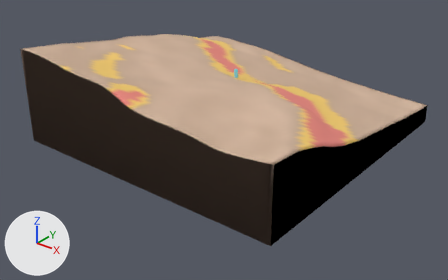
An edit to the glTF model assets/models/wp1-ridge-flank.glb, drawn before and after from the same camera.
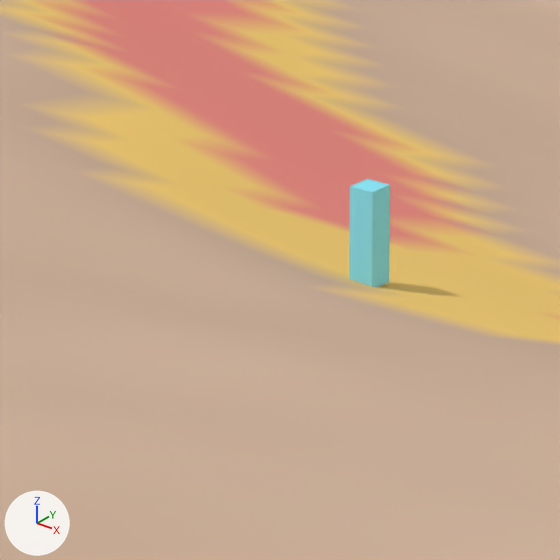
Each version appears first whole from a 50 mm camera at (73.86, -96.34, 44.42) aimed at (1.01, -5.27, -12.05), and next in a close-up on the part from 46% to 56% of the width and 19% to 36% of the height. Lighting does not change. The marker at lower left points along +X, +Y and +Z. The older version's two pictures come first. Where no turn or scale is listed for an object, it has been applied to the vertices. Vertices at exactly the same position are counted once.

The first close-up shows 'wp1-ridge-flank'.
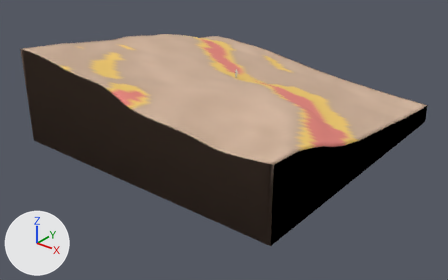
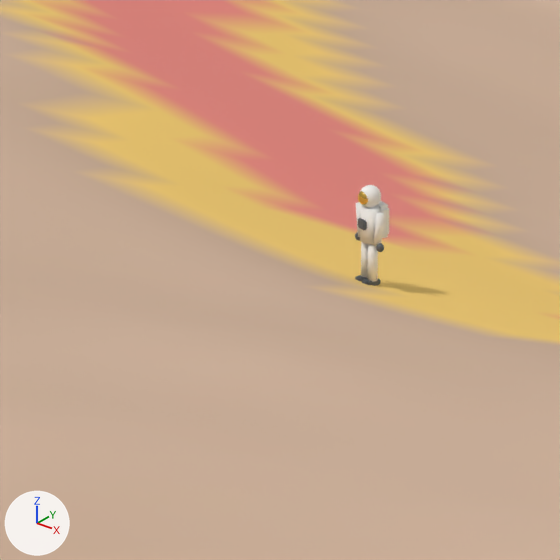
The edits, one by one:
Material 'Visor gold' (mat_visor_gold) is new.
Its base color is (0.85, 0.55, 0.12) (yellow #edc461).
Its metallic is 1.0.
Its roughness is 0.15.
Material 'Suit dark' (mat_suit_dark) is new.
Its base color is (0.1, 0.11, 0.12) (dark grey #595d61).
Its roughness is 0.6.
Material 'Suit stripe' (mat_suit_stripe) is new.
Its base color is (1.0, 0.19, 0.05) (orange #ff793f).
Its roughness is 0.6.
Material 'Suit white' (mat_suit_white) is new.
Its base color is (0.86, 0.85, 0.82) (white #efedea).
Its roughness is 0.7.
me_mesh_0 is used by ob_wp1_ridge_flank; location (0.0, 0.0, 0.0).
me_mesh_0 had 3969 vertices, 7690 faces and spanned x -30.0..30.0, y -30.0..30.0, z -12.2..7.7.
me_mesh_0 now has 3961 vertices, 7680 faces and spans x -30.0..30.0, y -30.0..30.0, z -12.2..7.7.
me_mesh_0 part 1: the loose piece of 8 vertices spanning x -0.2..0.2, y -0.2..0.2, z 0.0..1.8 is deleted.
Mesh me_crew_part is new.
It has 1208 vertices, 2360 faces and spans x -0.39..0.39, y -0.23..0.35, z 0.0..1.8.
Faces by material slot: [800, 1060, 60, 440].
It uses material mat_suit_white (white #efedea).
It uses material mat_suit_dark (dark grey #595d61).
It uses material mat_suit_stripe (orange #ff793f).
It uses material mat_visor_gold (yellow #edc461).
Object 'Crew.001' (ob_crew_001) is new; it shows me_crew_part.
Its location is (0.0, 0.0, 0.0).

What differs and where, as boxes [x1, y1, x2, y2] in the close-ups (560 x 560 px):
'Crew.001', added
    after: [355, 185, 389, 286]
    faces in mat_suit_white (white #efedea): [356, 185, 389, 282]
    faces in mat_suit_dark (dark grey #595d61): [355, 218, 384, 286]
part 1 of me_mesh_0, deleted
    before: [349, 179, 390, 287]
